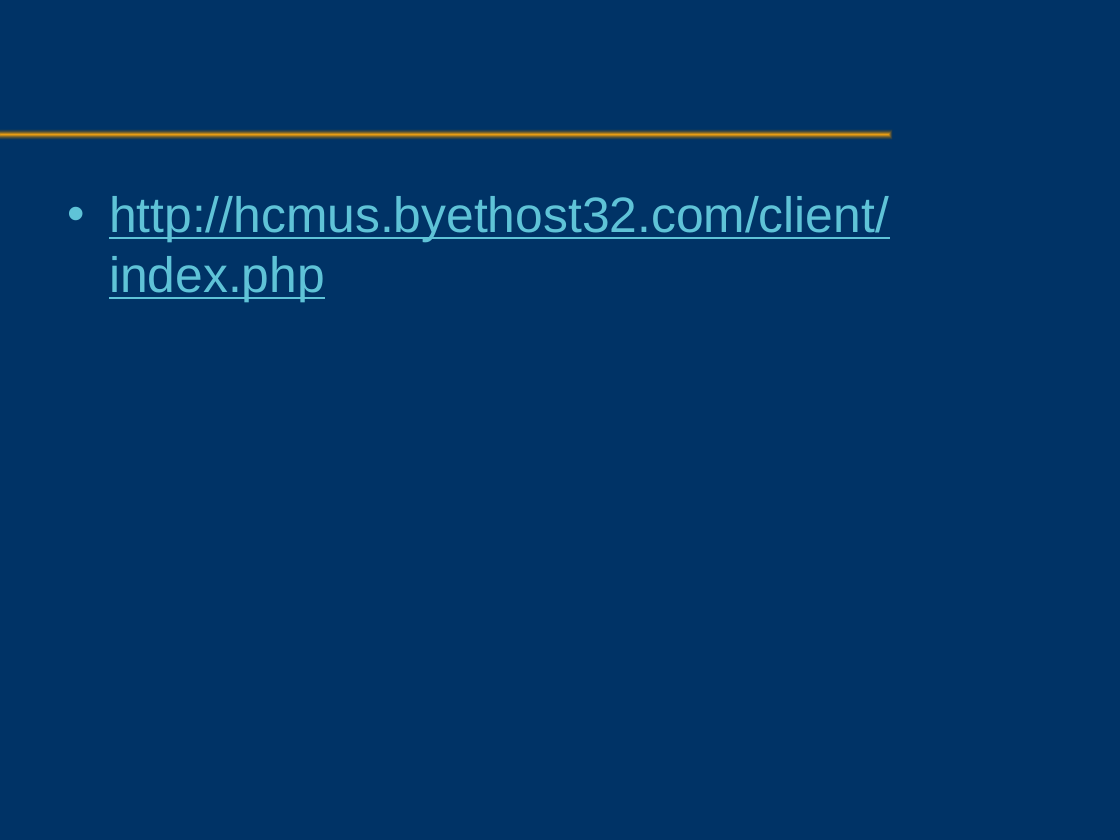
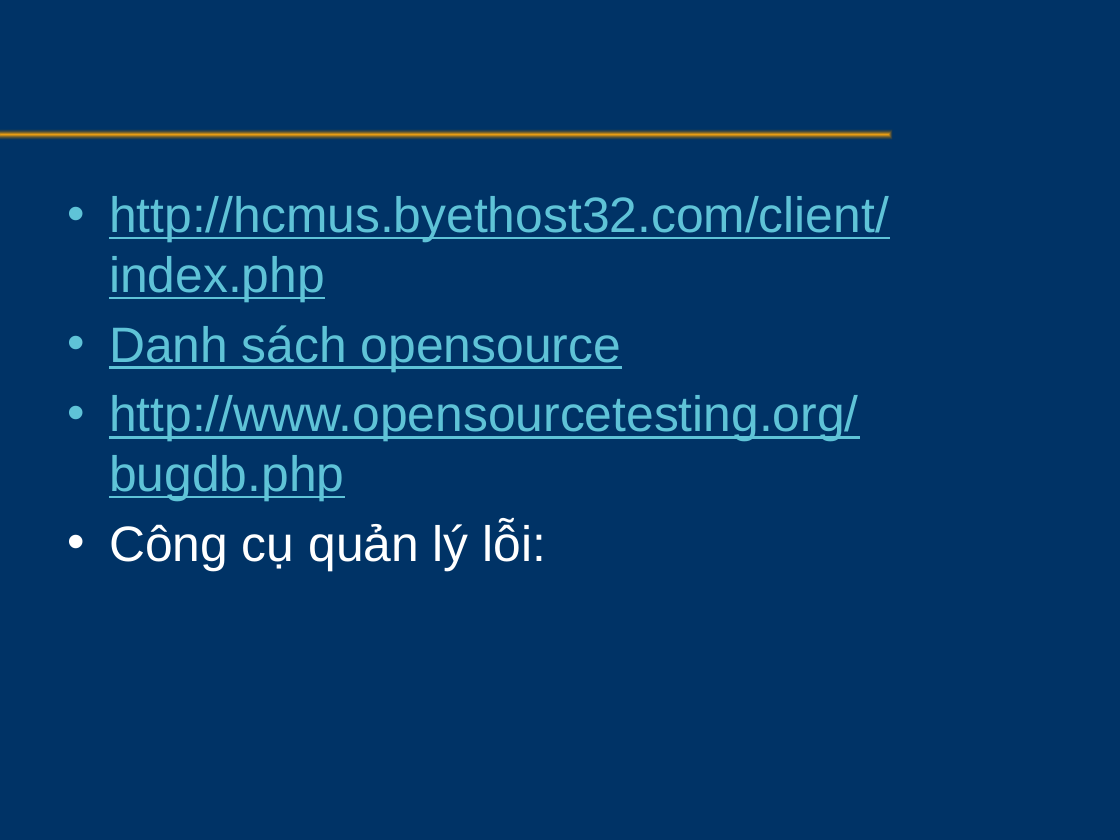
Before and after one commit to testervn/ka-caohoc, a slide deck: slide 51 of QA-QC/SoftwareTesting.pptx (slide 50 before the commit). Drawn at 1120x840 pixels with LibreOffice and Linux fonts; fonts in the diff are those of the drawing; background and template pictures are left out. Boxes give left, top, right and bottom in pixels: in the first picture for what was removed or moved away, otherwise in the second. Text is boxed around its words. In the diff, an @@ line names an element or a change of style, - is before the commit and + after.

```diff
--- a/QA-QC/SoftwareTesting.pptx
+++ b/QA-QC/SoftwareTesting.pptx
@@ text at <box>109,325,858,571</box>: paragraphs added @@
+• Danh sách opensource
+• http://www.opensourcetesting.org/bugdb.php
+• Công cụ quản lý lỗi:
```
Also in this commit, not shown: 2 other slides changed, 2 slides added, 1 slide removed.
